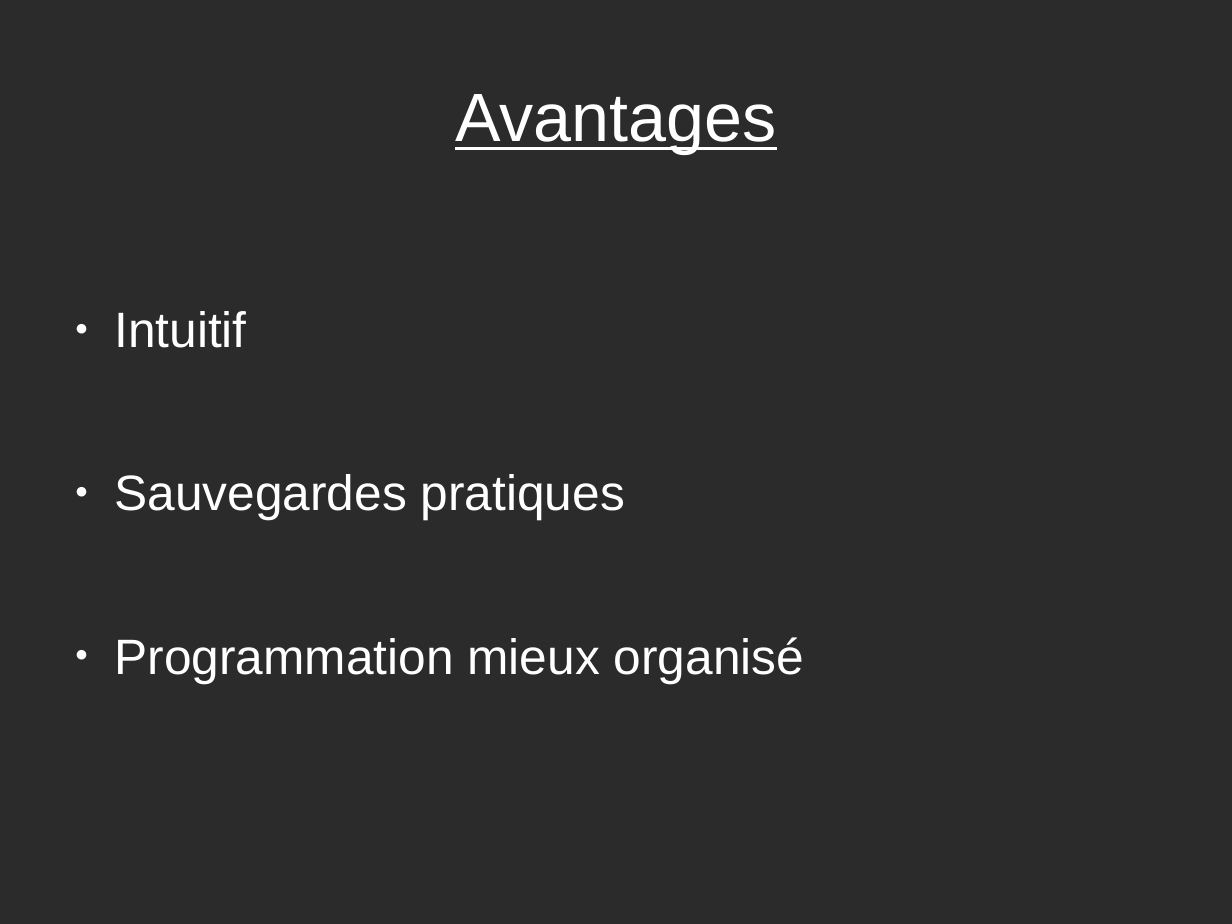
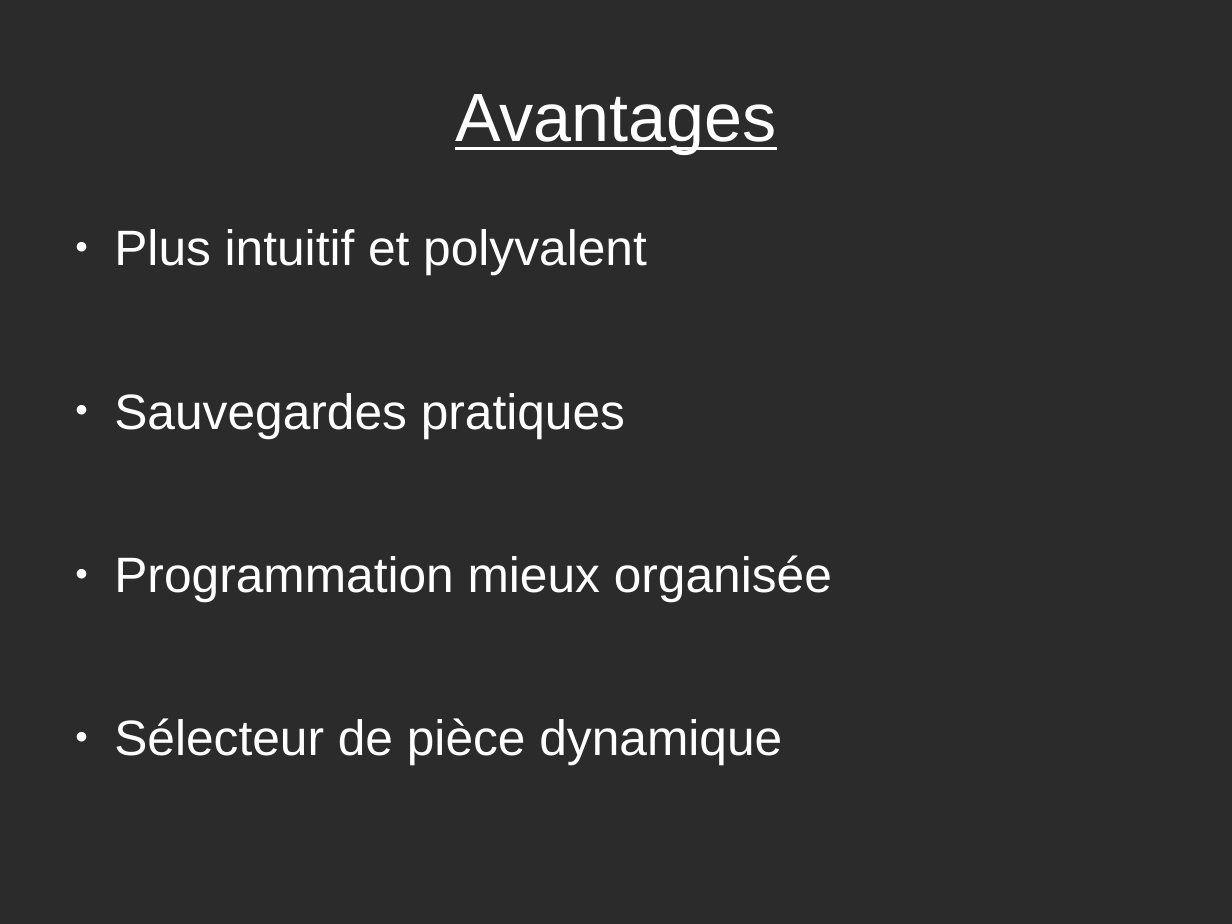
Before and after one commit to VisiteVirtuelle/-diteur-de-maison, a slide deck: slide 8 of Thomas Duditlieux - Diapo de Projet.odp. Drawn at 1232x924 pixels with LibreOffice and Linux fonts; fonts in the diff are those of the drawing; background and template pictures are left out; a plain dark background stands for a picture behind light text. Boxes give left, top, right and bottom in pixels: in the first picture for what was removed or moved away, otherwise in the second. Text is boxed around its words. In the diff, an @@ line names an element or a change of style, - is before the commit and + after.

Commit message:
[IMP] Présentation

```diff
--- a/Thomas Duditlieux - Diapo de Projet.odp
+++ b/Thomas Duditlieux - Diapo de Projet.odp
@@ text at box(114, 229, 647, 275): text changed @@
-● Intuitif
+● Plus intuitif et polyvalent
@@ text at box(114, 555, 832, 765): text changed @@
-● Programmation mieux organisé
+● Programmation mieux organisée
+● Sélecteur de pièce dynamique
```
Also in this commit, not shown: 1 slide added, 10 other files.
